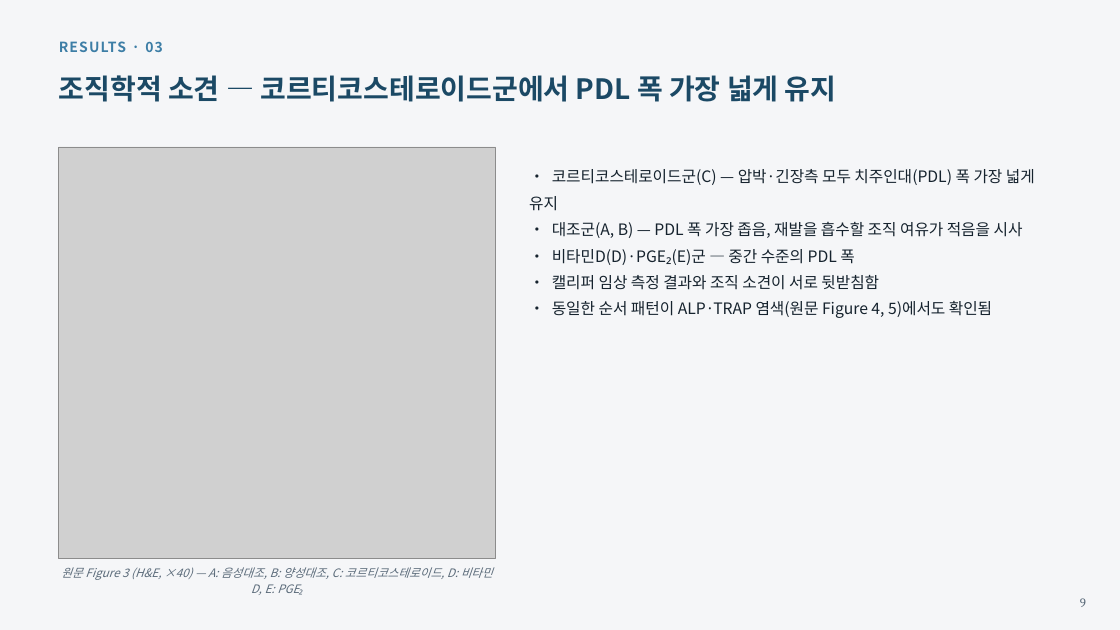
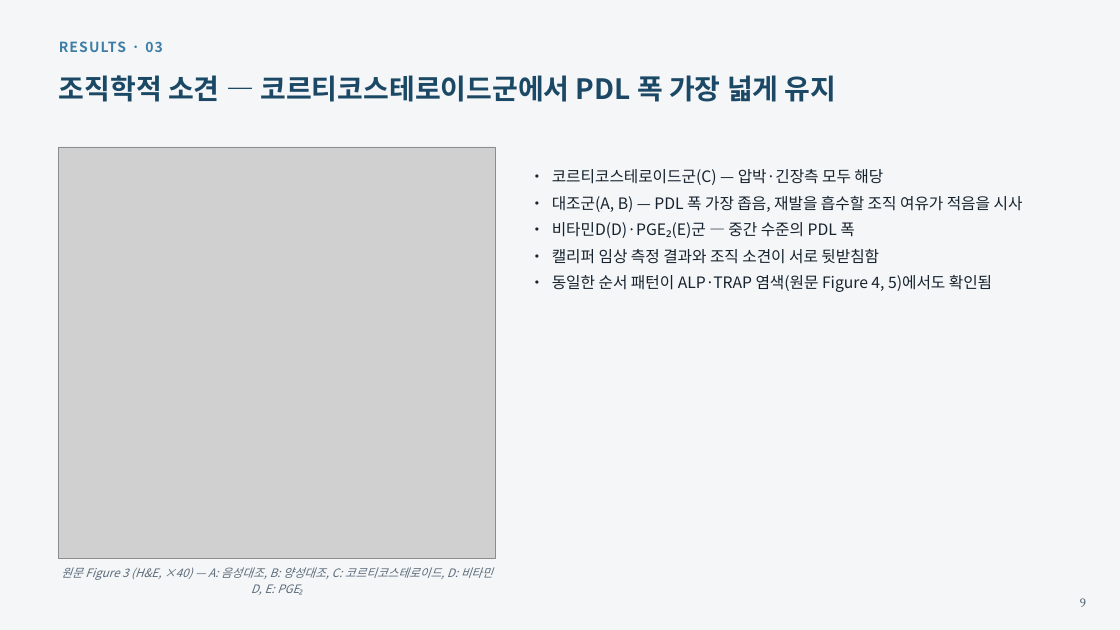
Before and after one commit to yojokem/-, a slide deck: slide 9 of 치과약리학실험2-논문발표/치과약리학실험2_논문발표.pptx. Drawn at 1120x630 pixels with LibreOffice and Linux fonts; fonts in the diff are those of the drawing; grey boxes stand for pictures. Boxes give left, top, right and bottom in pixels: in the first picture for what was removed or moved away, otherwise in the second. Text is boxed around its words. In the diff, an @@ line names an element or a change of style, - is before the commit and + after.

```diff
--- a/치과약리학실험2-논문발표/치과약리학실험2_논문발표.pptx
+++ b/치과약리학실험2-논문발표/치과약리학실험2_논문발표.pptx
@@ text at (552, 169, 883, 185): text changed @@
-• 코르티코스테로이드군(C) — 압박·긴장측 모두 치주인대(PDL) 폭 가장 넓게 유지
+• 코르티코스테로이드군(C) — 압박·긴장측 모두 해당
```
Also in this commit, not shown: 1 other file.
